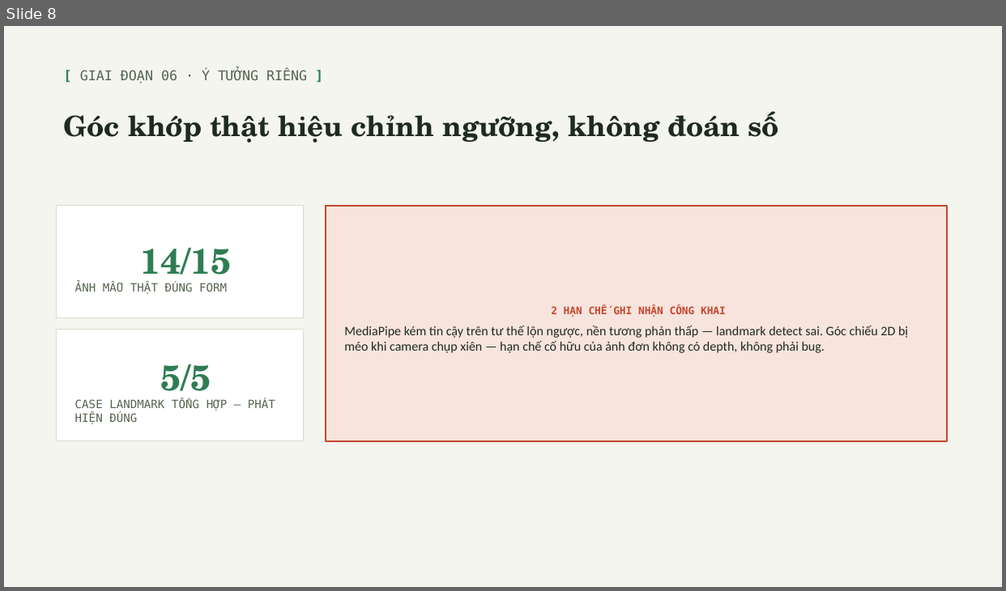
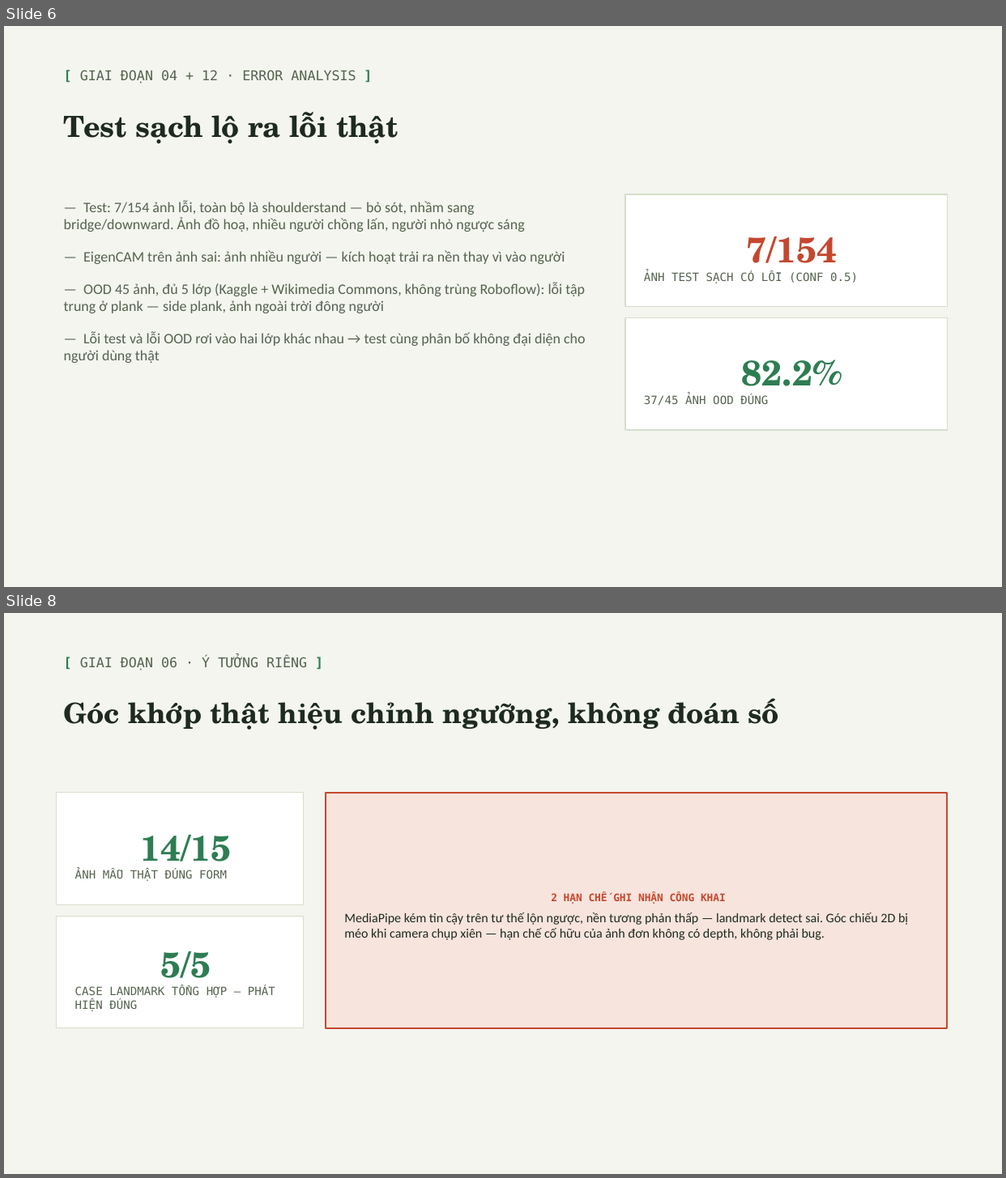
Before and after one commit to tom-the-prgrmr/computer-vision-project, a slide deck: docs/slides/presentation.pptx. Shown one above the other, each under a label of ours: slide 8 before the commit, slides 6 and 8 after it; the slides between them are not shown. The pictures are 1006x591 and 1006x1178 pixels, drawn with LibreOffice and Linux fonts; fonts in the diff are those of the drawing. Boxes give left, top, right and bottom in pixels: in the first picture for what was removed or moved away, otherwise in the second. Text is boxed around its words. In the diff, an @@ line names an element or a change of style, - is before the commit and + after.

```diff
--- a/docs/slides/presentation.pptx
+++ b/docs/slides/presentation.pptx
@@ slide 6 added at (4,26,1002,587), background #F3F5EE @@
@@ text added at (80,70,356,84), 13 pt, text #56634F @@
+[ GIAI ĐOẠN 04 + 12 · ERROR ANALYSIS ]
@@ text added at (64,112,398,143), 28 pt, text #1E2A20, bold @@
+Test sạch lộ ra lỗi thật
@@ rectangle added at (625,194,948,307), fill #FFFFFF, outline #D7DECB 1 pt, 11 pt, text #56634F @@
+7/154
+ẢNH TEST SẠCH CÓ LỖI (CONF 0.5)
@@ text added at (64,200,586,363), 14 pt, text #56634F @@
+— Test: 7/154 ảnh lỗi, toàn bộ là shoulderstand — bỏ sót, nhầm sang bridge/downward. Ảnh đồ hoạ, nhiều người chồng lấn, người nhỏ ngược sáng
+— EigenCAM trên ảnh sai: ảnh nhiều người — kích hoạt trải ra nền thay vì vào người
+— OOD 45 ảnh, đủ 5 lớp (Kaggle + Wikimedia Commons, không trùng Roboflow): lỗi tập trung ở plank — side plank, ảnh ngoài trời đông người
+— Lỗi test và lỗi OOD rơi vào hai lớp khác nhau → test cùng phân bố không đại diện cho người dùng thật
@@ rectangle added at (625,318,948,430), fill #FFFFFF, outline #D7DECB 1 pt, 11 pt, text #56634F @@
+82.2%
+37/45 ẢNH OOD ĐÚNG
```
Also in this commit, not shown: 1 slide changed, 4 other slides added, 5 slides removed, 11 other files.
